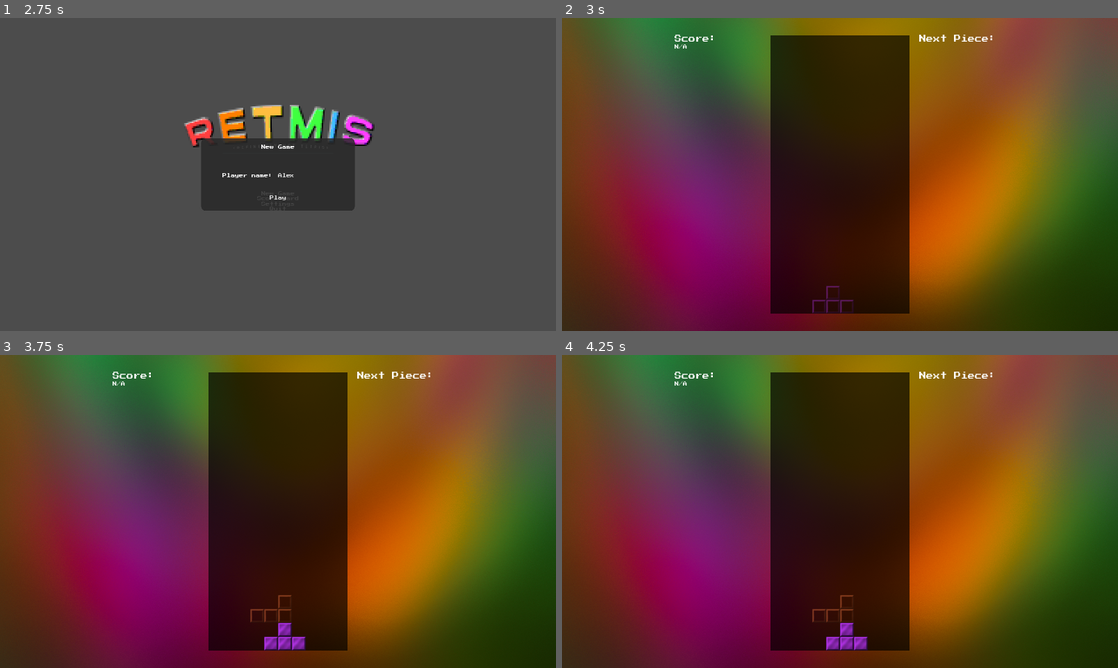
Above: before the commit, frames 1-4 (two rows, left to right).
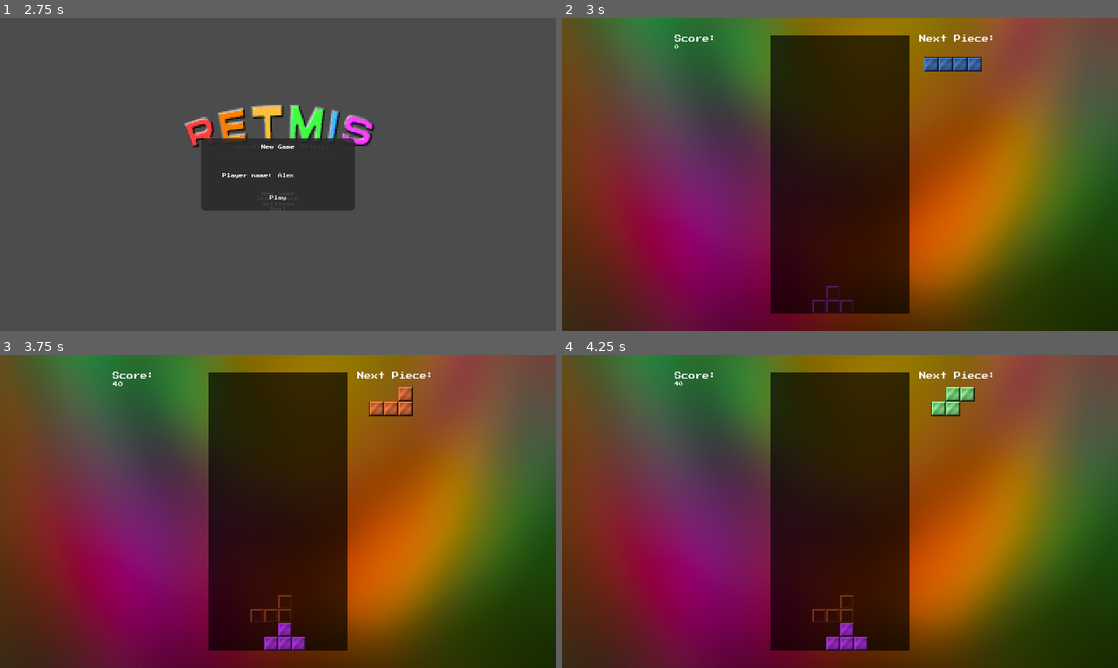
Above: after the commit, the same moments.

Repository: Yagsu/Tetris
Game: Godot game, scene res://Scenes/UI/MainMenu/MainMenu.tscn
The game is run twice, just before and just after one commit, with the same random seed, the same clock (stepped at 60 frames per second) and the same inputs. Video files are missing from this copy of the repository; at most half a second of black plays in their place. Sound files missing from this copy of the repository are replaced by a short silence.
Inputs (mouse positions are in pixels of both pictures, inside the frame that each line leads up to):
- Up to frame 1 (2.75 s): click "New Game" at 0.5 s; click (305, 177) at 1.27 s; type "Alex" at 1.35 s; click "New Game" at 2 s
- Up to frame 2 (3 s): click "Play" at 2.75 s
- Up to frame 3 (3.75 s): tap Enter at 3.5 s; hold Right (TETRIS_MOVE_RIGHT) from 3.53 s (still down); tap Space (TETRIS_HARD_DROP) at 3.6 s
- Up to frame 4 (4.25 s): keep holding Right (TETRIS_MOVE_RIGHT)

Frame 1 is identical in both runs. In frame 2, 0.5% of the frame differs, in the area x 20-76%, y 8-18%; in frame 3, 0.5%; in frame 4, 0.5%, in the area x 20-75%, y 8-20%.
Error before the commit: Attempt to call function 'Retmis_Reset' in base 'null instance' on a null instance. (res://Scenes/Game/Game.gd:52)

Commit message:
Added display for next piece in the queue

Diff:
--- a/Scenes/Game/Game.gd
+++ b/Scenes/Game/Game.gd
@@ -1,11 +1,13 @@
 extends CanvasLayer
 
-onready var RetmisGrid		: Node2D			= $TextureRect/RetmisGrid
+onready var RetmisGrid		: Node2D			= $GameGridBackground/RetmisGrid
 
 onready var PauseMenu		: Popup 			= $Overlay/PauseMenu
 onready var PauseMusicTween : Tween 			= $PauseMusicTween
 onready var BlurEnvironment : Environment 		= $Overlay/Blur.environment
 onready var MusicPlayer		: AudioStreamPlayer	= $MusicPlayer
+onready var NextPieceSprite	: AnimatedSprite	= $RightSideContainer/NextPiece
+onready var NextPieceRollTimer					= $RightSideContainer/NextPieceRollTimer
 
 onready var ScoreText		: Label				= $LeftSideContainer/Score
 onready var ScoreTween		: Tween				= $LeftSideContainer/ScoreTween
@@ -14,13 +16,21 @@
 onready var GameWinScene						= $Overlay/GameWin
 onready var GameLoseScene						= $Overlay/GameLose
 
-var	PauseState:   bool = false
+var RNG					= RandomNumberGenerator.new()
+var	PauseState:	bool	= false
+var NextPiece:	int		= 0
+
+var LastSpriteUpdate = 0
+var SpriteRollInterval = 0.05
 
 func _ready()								-> void:
 	Game_Reset()
 
 	RetmisGrid.connect("ScoreChanged", self, "Game_OnScoreUpdated")
 	RetmisGrid.connect("GameFinished", self, "Game_OnGameFinished")
+	RetmisGrid.connect("QueueNextPiece", self, "Game_OnQueueNextPiece")
+
+	NextPieceRollTimer.connect("timeout", self, "Game_OnRollTimerTimeout")
 
 	PauseMenu.connect("PauseToMenuButton", self, "Game_OnPauseToMenu")
 	PauseMenu.connect("PauseContinueButton", self, "Game_OnPauseContinueButton")
@@ -45,6 +55,14 @@
 		else:
 			PauseMenu.popup_centered()
 			Game_Pause()
+
+	if NextPieceRollTimer.time_left > 0 and LastSpriteUpdate > SpriteRollInterval:
+		var RandomFrame = RNG.randi_range(0, 6)
+
+		NextPieceSprite.frame = RandomFrame
+		LastSpriteUpdate = 0
+	else:
+		LastSpriteUpdate += Delta
 
 
 func Game_Reset()							-> void:
@@ -92,6 +110,13 @@
 	Game_Pause()
 	PopupTween.BeginTween(GameEndScene)
 
+func Game_OnQueueNextPiece(Piece: int)	-> void:
+	NextPiece = Piece
+	NextPieceRollTimer.start()
+
+func Game_OnRollTimerTimeout()			-> void:
+	NextPieceSprite.frame = NextPiece
+
 func Game_OnPauseContinueButton()				-> void:
 	PauseMenu.hide()
 	Game_Unpause()
@@ -102,6 +127,7 @@
 
 func Game_OnNewGame()							-> void:
 	GameWinScene.hide()
+	GameLoseScene.hide()
 
 	Game_Reset()
 	Game_Unpause()
--- a/Scenes/Game/Game.tscn
+++ b/Scenes/Game/Game.tscn
@@ -12,6 +12,21 @@
 [ext_resource path="res://Scenes/UI/MainMenu/OpenPopupTween.gd" type="Script" id=10]
 [ext_resource path="res://Scenes/UI/GameOver/GameWin.tscn" type="PackedScene" id=11]
 [ext_resource path="res://Scenes/UI/GameOver/GameLose.tscn" type="PackedScene" id=12]
+[ext_resource path="res://Assets/Images/Pieces/SPiece.png" type="Texture" id=13]
+[ext_resource path="res://Assets/Images/Pieces/OPiece.png" type="Texture" id=14]
+[ext_resource path="res://Assets/Images/Pieces/LPiece.png" type="Texture" id=15]
+[ext_resource path="res://Assets/Images/Pieces/TPiece.png" type="Texture" id=16]
+[ext_resource path="res://Assets/Images/Pieces/ZPiece.png" type="Texture" id=17]
+[ext_resource path="res://Assets/Images/Pieces/IPiece.png" type="Texture" id=18]
+[ext_resource path="res://Assets/Images/Pieces/JPiece.png" type="Texture" id=19]
+
+[sub_resource type="SpriteFrames" id=2]
+animations = [ {
+"frames": [ ExtResource( 18 ), ExtResource( 19 ), ExtResource( 15 ), ExtResource( 14 ), ExtResource( 13 ), ExtResource( 16 ), ExtResource( 17 ) ],
+"loop": true,
+"name": "Pieces",
+"speed": 5.0
+} ]
 
 [sub_resource type="Environment" id=1]
 background_mode = 4
@@ -28,20 +43,6 @@
 margin_right = 1920.0
 margin_bottom = 1080.0
 texture = ExtResource( 1 )
-
-[node name="GameGridBackground" type="ColorRect" parent="Background"]
-anchor_left = 0.5
-anchor_top = 0.5
-anchor_right = 0.5
-anchor_bottom = 0.5
-margin_left = -240.0
-margin_top = -480.0
-margin_right = 240.0
-margin_bottom = 480.0
-color = Color( 0, 0, 0, 0.670588 )
-
-[node name="RetmisGrid" parent="Background" instance=ExtResource( 8 )]
-position = Vector2( 720, 60 )
 
 [node name="LeftSideContainer" type="VBoxContainer" parent="."]
 anchor_bottom = 1.0
@@ -73,7 +74,7 @@
 [node name="ScoreTween" type="Tween" parent="LeftSideContainer"]
 script = ExtResource( 9 )
 
-[node name="RightSideContainer2" type="VBoxContainer" parent="."]
+[node name="RightSideContainer" type="VBoxContainer" parent="."]
 anchor_bottom = 1.0
 margin_left = 1200.0
 margin_top = 60.0
@@ -82,7 +83,13 @@
 size_flags_horizontal = 3
 theme = ExtResource( 4 )
 
-[node name="NextPieceLabel" type="Label" parent="RightSideContainer2"]
+[node name="NextPiece" type="AnimatedSprite" parent="RightSideContainer"]
+position = Vector2( 150, 100 )
+scale = Vector2( 0.25, 0.25 )
+frames = SubResource( 2 )
+animation = "Pieces"
+
+[node name="NextPieceLabel" type="Label" parent="RightSideContainer"]
 margin_right = 331.0
 margin_bottom = 30.0
 rect_min_size = Vector2( 0, 30 )
@@ -91,6 +98,10 @@
 custom_fonts/font = ExtResource( 5 )
 text = "Next Piece:"
 align = 1
+
+[node name="NextPieceRollTimer" type="Timer" parent="RightSideContainer"]
+wait_time = 0.3
+one_shot = true
 
 [node name="Overlay" type="CanvasLayer" parent="."]
 pause_mode = 2
@@ -122,3 +133,18 @@
 volume_db = -5.0
 autoplay = true
 bus = "Music"
+
+[node name="GameGridBackground" type="ColorRect" parent="."]
+pause_mode = 1
+anchor_left = 0.5
+anchor_top = 0.5
+anchor_right = 0.5
+anchor_bottom = 0.5
+margin_left = -240.0
+margin_top = -480.0
+margin_right = 240.0
+margin_bottom = 480.0
+color = Color( 0, 0, 0, 0.670588 )
+
+[node name="RetmisGrid" parent="GameGridBackground" instance=ExtResource( 8 )]
+pause_mode = 1
--- a/Scenes/Game/TetrisGrid/RetmisGrid.gd
+++ b/Scenes/Game/TetrisGrid/RetmisGrid.gd
@@ -2,6 +2,7 @@
 
 signal	ScoreChanged(CurrentScore)
 signal	GameFinished(PlayerWon)
+signal	QueueNextPiece(NextPiece)
 
 onready var ActivePiece		= $Grid/GridRenderer/ActivePiece
 onready var ActivePieceData = ActivePiece.ActivePieceData
@@ -59,6 +60,7 @@
 	NewPiece = PieceRandomizer.PieceRandomizer_GetNextPiece()
 	ActivePiece.ActivePiece_SetActivePiece(Pieces[NewPiece])
 	ActivePiece.ActivePiece_HideSprites()
+	emit_signal("QueueNextPiece", PieceRandomizer.PieceRandomizer_PeekNextPiece())
 
 func Retmis_OnPieceHardDrop(CellCount)		-> void:
 	Retmis_IncreaseScore(CellCount * 2)
--- a/project.godot
+++ b/project.godot
@@ -32,6 +32,11 @@
 
 [input]
 
+ui_select={
+"deadzone": 0.5,
+"events": [ Object(InputEventJoypadButton,"resource_local_to_scene":false,"resource_name":"","device":0,"button_index":3,"pressure":0.0,"pressed":false,"script":null)
+ ]
+}
 TETRIS_TURN_CW={
 "deadzone": 0.5,
 "events": [ Object(InputEventKey,"resource_local_to_scene":false,"resource_name":"","device":0,"alt":false,"shift":false,"control":false,"meta":false,"command":false,"pressed":false,"scancode":16777232,"physical_scancode":0,"unicode":0,"echo":false,"script":null)
Binary file added: Assets/Images/Pieces/IPiece.png
Not shown, added: Assets/Images/Pieces/IPiece.png.import
Binary file added: Assets/Images/Pieces/JPiece.png
Not shown, added: Assets/Images/Pieces/JPiece.png.import
Binary file added: Assets/Images/Pieces/LPiece.png
Not shown, added: Assets/Images/Pieces/LPiece.png.import
Binary file added: Assets/Images/Pieces/OPiece.png
Not shown, added: Assets/Images/Pieces/OPiece.png.import
Binary file added: Assets/Images/Pieces/SPiece.png
Not shown, added: Assets/Images/Pieces/SPiece.png.import
Binary file added: Assets/Images/Pieces/TPiece.png
Not shown, added: Assets/Images/Pieces/TPiece.png.import
(and 3 more such lines)
